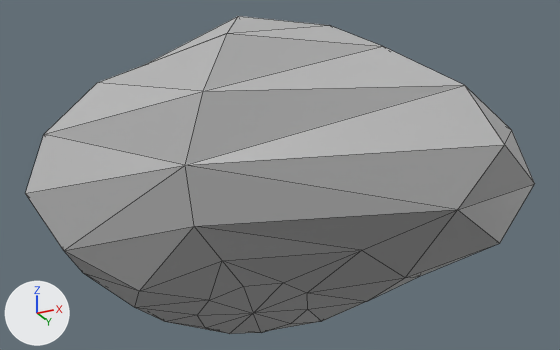
The FBX model SengokuExpress/Assets/Art/Meshes/Environmet/Rocks/env_rock_mesh_03.fbx, before and after one commit.
Camera for both pictures: a camera (50 mm lens) standing at (7.39, -3.83, -1.25) and looking at (5.52, -0.08, 0.44). Lighting does not change. The marker at lower left points along +X, +Y and +Z. Mesh edges are drawn as thin lines. Where no turn or scale is listed for an object, it has been applied to the vertices.

Objects in the first picture: 'Rock3'.
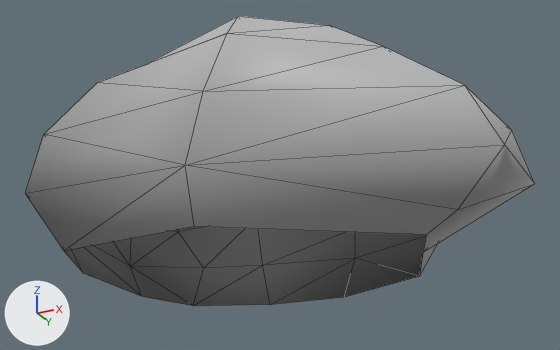
The newer file is also turned or shifted as a whole; pictures and numbers use the older file's frame.

What differs and where, as boxes (x1, y1, x2, y2) in the pictures (560 x 350 px):
'Rock3', reshaped (9% shorter): before (25, 16, 535, 334); after (25, 16, 535, 306)
part 1 of me_mesh, cut back: before (64, 165, 534, 334); after (185, 165, 533, 275)

What changed in the scene script:
```text
Change me_mesh:
    used by ob_rock3; location = (5.309, 0.0, 0.487)
    remove me_mesh.from_pydata(...)  # 92 vertices, 180 faces; spans x -1.25..1.6, y -1.08..0.86, z -0.88..0.85
    add me_mesh.from_pydata(...)  # 72 vertices, 130 faces; spans x -1.25..1.6, y -1.08..0.86, z -0.62..0.85
    me_mesh part 1
    22 vertices are removed from x -0.61..1.4, y -0.6..0.54, z -0.88..-0.6
    54 faces are deleted
    2 vertices are added at (1.13, -0.36, -0.62), (1.02, -0.05, -0.61)
    4 new faces join them
    me_mesh part 2: the surface is now shaded smooth
```
